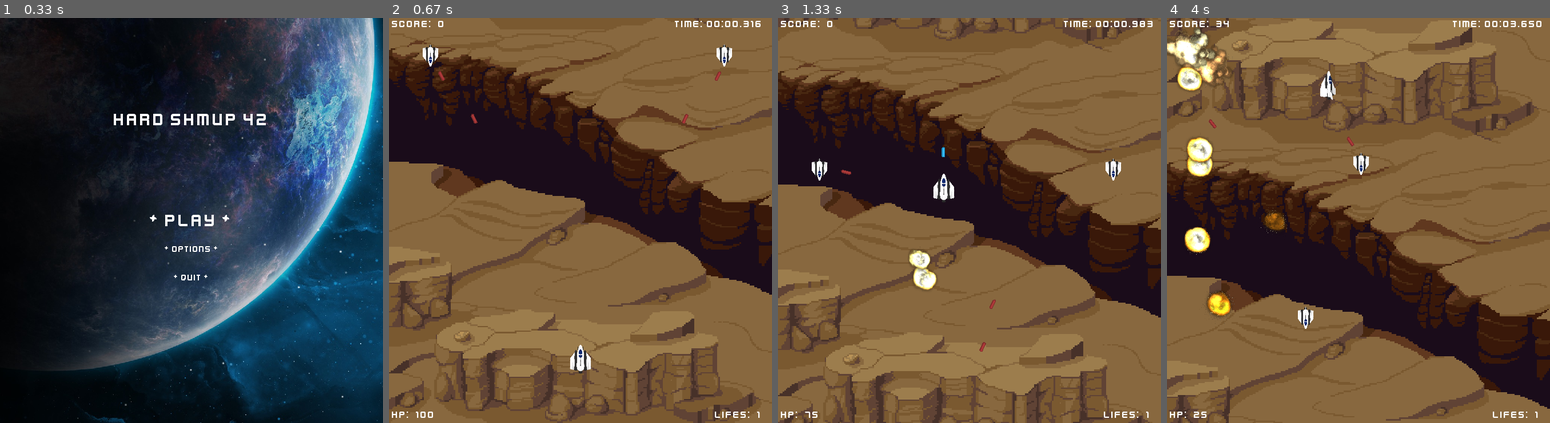
Above: before the commit, frames 1-4 (left to right).
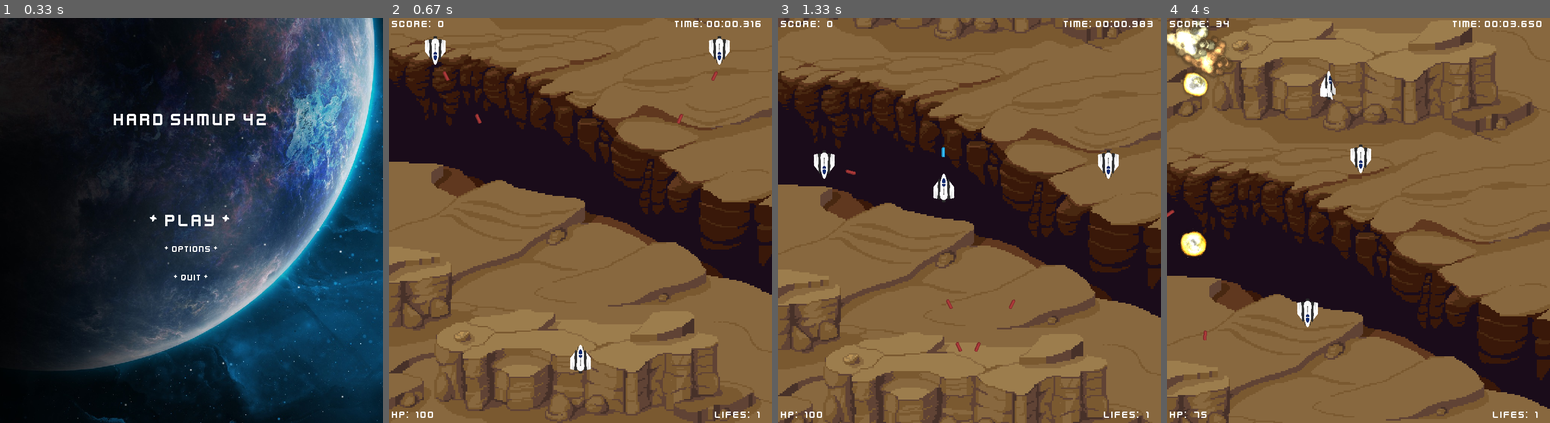
Above: after the commit, the same moments.

Repository: 2ndcouteau/Py_shmup
Game: pygame game, started from srcs/main.py
The game is run twice, just before and just after one commit, with the same random seed, the same clock (stepped at 60 frames per second) and the same inputs.
Inputs:
- Up to frame 1 (0.33 s): no input
- Up to frame 2 (0.67 s): tap Enter at 0.33 s
- Up to frame 3 (1.33 s): tap A at 0.67 s; hold Up from 1 s (still down); tap Space at 1.07 s
- Up to frame 4 (4 s): tap Space at 1.37, 1.57, 1.87, 2.07, 2.37, 2.63, 2.97, 3.27, 3.4, 3.8 s; release Up at 1.47 s; hold Right 1.5-1.97 s; hold Left 2-2.53 s; tap E at 2.15, 3.48 s; hold Down 2.57-2.87 s; hold Left 2.9-3.3 s; hold Up 3.33-3.7 s; hold Right from 3.73 s (still down)

Frame 1 is identical in both runs. In frame 2, 0.7% of the frame differs, in the area x 8-90%, y 4-27%; in frame 3, 1.2%; in frame 4, 3.7%, in the area x 0-54%, y 0-99%.

Commit message:
[FIX] Missing condition before division, potential x/0 [ADD] Add mask to each mobile entities [ADD] Manage collide with perfect mask [UPDATE] Adapt the size of Enemies ship

Diff:
--- a/srcs/class_Enemy.py
+++ b/srcs/class_Enemy.py
@@ -8,13 +8,26 @@
 from class_Entities	import Entities
 from class_Shoot	import Shoot
 
-from constants			import (X_WINDOW,
-								Y_WINDOW,
+from constants			import (X_WINDOW, Y_WINDOW,
 								ENEMIES,
 								IMG_PLAYER,
 								ENEMIES_SHOOT_FREQUENCY,
+								RED,
 								DOWN)
 
+#
+# class Hitbox(pygame.sprite.Sprite):
+# 	def __init__(self, elem, g):
+# 		pygame.sprite.Sprite.__init__(self)
+# 		self.radius = int(elem.rect.width / 2)
+# 		# self.radius = 5
+# 		self.image = elem.image
+# 		self.rect = pygame.draw.circle(elem.image, RED, elem.rect.center, self.radius)
+# 		g.sprites_hitbox.add(self)
+#
+# 	def update(self, elem):
+# 		self.image = elem.image
+# 		self.rect = pygame.draw.circle(elem.image, RED, elem.rect.center, self.radius)
 
 class Enemy(Entities):
 	def __init__(self, g):
@@ -28,17 +41,21 @@
 
 		# Scale player ship
 		self.size = self.image.get_size()	# Returns tupple
-		self.size = (self.size[0] / 4, self.size[1] / 4)
+		self.size = (self.size[0] / 3, self.size[1] / 3)
 		self.image = pygame.transform.scale(self.image, (int(self.size[0]), int(self.size[1])))
 		self.image = pygame.transform.rotate(self.image, 180);
 		self.hit_box_player = pygame.transform.scale(self.image, (int(self.size[0]) - 10, int(self.size[1]) - 10))
 
 		# Init player ship position
 		self.rect = self.image.get_rect()
-		self.rect = self.rect.move(randint(self.size[0], X_WINDOW) - self.size[0] , -self.size[1])
+		self.rect = self.rect.move(randint(int(self.size[0]), X_WINDOW) - int(self.size[0]) , -int(self.size[1]))
+
 		while pygame.sprite.spritecollide(self, g.sprites_enemies, False):
 			self.rect.centery -= self.size[1] / 2
 
+		self.mask = pygame.mask.from_surface(self.image)
+
+		# self.toto = Hitbox(self, g)
 		# self.g = g
 		g.all_sprites.add(self)
 		g.sprites_enemies.add(self)
@@ -59,6 +76,7 @@
 		self.move(DOWN)
 		self.shoot()
 
+		# self.toto.update(self)
 		# If the enemy go out the window, unreference it
 		if self.rect.y > Y_WINDOW:
 			self.kill()
--- a/srcs/class_Game.py
+++ b/srcs/class_Game.py
@@ -60,6 +60,8 @@
 
 		self.sprites_explosions = pygame.sprite.Group()
 
+		self.sprites_hitbox = pygame.sprite.Group()
+
 
 		self.sound_explosion = pygame.mixer.Sound(os.path.join(media_folder, 'explosion42.wav'))
 		self.sound_shoot = pygame.mixer.Sound(os.path.join(media_folder, 'laser51.wav'))
@@ -74,6 +76,8 @@
 		music.load(os.path.join(media_folder, 'main_menu_music.wav'))
 		music.set_volume(100)
 		music.play(-1)
+		if (self.opt_music is False):
+			music.pause()
 
 
 		# self.music_level = pygame.mixer.Sound(os.path.join(media_folder, 'game_music.wav'))
@@ -166,19 +170,19 @@
 
 	def collide_management(self):
 		# See if the enemies collide with player
-		collide_list = pygame.sprite.spritecollide(self.player, self.sprites_enemies, True)
+		collide_list = pygame.sprite.spritecollide(self.player, self.sprites_enemies, True, pygame.sprite.collide_mask)
 		# Check the list of collisions.
 		for x in collide_list:
 			self.player.take_dammage(self, HIT_SHIP_ENNEMIES)
 			print("Player Collide with Enemies !")
 
-		collide_list = pygame.sprite.spritecollide(self.player, self.sprites_enemies_shoots, True)
+		collide_list = pygame.sprite.spritecollide(self.player, self.sprites_enemies_shoots, True, pygame.sprite.collide_mask)
 		for hit in collide_list:
 			self.player.take_dammage(self, HIT_SHOT_ENNEMIES)
 			print("Enemies shots Collide with player !")
 			Explosion(self, hit.rect.center, 0)
 
-		collide_list = pygame.sprite.groupcollide(self.sprites_allies_shoots, self.sprites_enemies, True, True)
+		collide_list = pygame.sprite.groupcollide(self.sprites_allies_shoots, self.sprites_enemies, True, True, pygame.sprite.collide_mask)
 		# Check the list of collisions.
 		for hit in collide_list:
 			print("Player Shots Collide with Enemies !")
--- a/srcs/class_Layout.py
+++ b/srcs/class_Layout.py
@@ -31,12 +31,12 @@
 		g.sprites_enemies.draw(g.window)
 		g.sprites_enemies_shoots.draw(g.window)
 		g.sprites_allies_shoots.draw(g.window)
-
 		# g.sprites_level_text.draw(g.window)
 
 		# print(g.sprites_explosions)
 		g.sprites_explosions.draw(g.window)
 
+		# g.sprites_hitbox.draw(g.window)
 		# g.sprites_neutrals.draw(g.window)
 
 			# Refresh ALL the Display
--- a/srcs/class_Player.py
+++ b/srcs/class_Player.py
@@ -29,13 +29,15 @@
 		self.sound_shoot.set_volume(0.5)
 		self.direction = None
 		self.frame_rate = PLAYER_FRAME_RATE
+		self.sprite_frames = []
+		self.sprite_frames_mask = []
 		self.range = 0
-		self.range_left = -10
-		self.range_right = 10
+		self.range_left = -10 # min: -15, max: 0
+		self.range_right = 10 # min: 0, max: 15
 		self.g = g
 
 		# Load all sprites positions
-		self.sprites = self.load_sprites(IMG_PLAYER_SPRITES, width=256, height=256, ratio=1/3)
+		self.load_sprites(IMG_PLAYER_SPRITES, width=256, height=256, ratio=1/3)
 
 		# Insert Face ship img
 		main_img = IMG_PLAYER.convert_alpha()
@@ -43,10 +45,13 @@
 		self.size = (self.size[0] / 3, self.size[1] / 3)
 		main_img = pygame.transform.scale(main_img, (int(self.size[0]), int(self.size[1])))
 		# self.image = pygame.transform.rotate(self.image, -90);
-		self.sprites.insert(0, main_img)
-		self.image = self.sprites[0]
+		self.sprite_frames.insert(0, main_img)
+		self.sprite_frames_mask.insert(0, pygame.mask.from_surface(main_img))
 
-		self.hit_box_player = pygame.transform.scale(self.image, (int(self.size[0]) - 10, int(self.size[1]) - 10))
+		self.image = self.sprite_frames[0]
+		self.mask = self.sprite_frames_mask[0]
+
+		# self.hit_box_player = pygame.transform.scale(self.image, (int(self.size[0]) - 10, int(self.size[1]) - 10))
 
 		# Init player ship position
 		self.rect = self.image.get_rect(center=[(X_WINDOW / 2) - self.size[0] / 2, Y_WINDOW - 150])
@@ -57,14 +62,11 @@
 
 
 	def load_sprites(self, img, posx=0, posy=0, width=10, height=10, ratio=(1/2)):
-		sprite_frames = []
 		for index in range(60):
 			sub_img = img.subsurface(pygame.Rect((posx + (index * width)), posy, width, height)).convert_alpha()
 			sub_img = pygame.transform.scale(sub_img, (int(width * ratio), int(height * ratio)))
-			sprite_frames.append(sub_img)
-
-		return sprite_frames
-
+			self.sprite_frames.append(sub_img)
+			self.sprite_frames_mask.append(pygame.mask.from_surface(sub_img))
 
 	def move(self, direction):
 		self.direction = direction
@@ -129,7 +131,8 @@
 
 	def update_image(self):
 		center = self.rect.center  ## ??
-		self.image = self.sprites[self.range]
+		self.image = self.sprite_frames[self.range]
+		self.mask = self.sprite_frames_mask[self.range]
 		self.rect = self.image.get_rect()
 		self.rect.center = center
 
--- a/srcs/class_Shoot.py
+++ b/srcs/class_Shoot.py
@@ -35,6 +35,7 @@
 		self.size = (self.size[0] / 2, self.size[1] / 2)
 		self.image = pygame.transform.scale(self.image, (int(self.size[0]), int(self.size[1])))
 
+		self.mask = pygame.mask.from_surface(self.image)
 
 		# Init shoot ship position
 		self.rect = self.image.get_rect()
@@ -58,7 +59,10 @@
 	def target_player(self, g):
 		self.direction = g.player.rect.centerx - self.rect.centerx, g.player.rect.top - self.rect.centery
 
-		angle = degrees(atan(self.direction[0] / self.direction[1]))
+		if (self.direction[1] != 0) :
+			angle = degrees(atan(self.direction[0] / self.direction[1]))
+		else :
+			angle = 0
 
 		if abs(self.direction[0]) > abs(self.direction[1]):
 			if self.direction[0] != 0:
